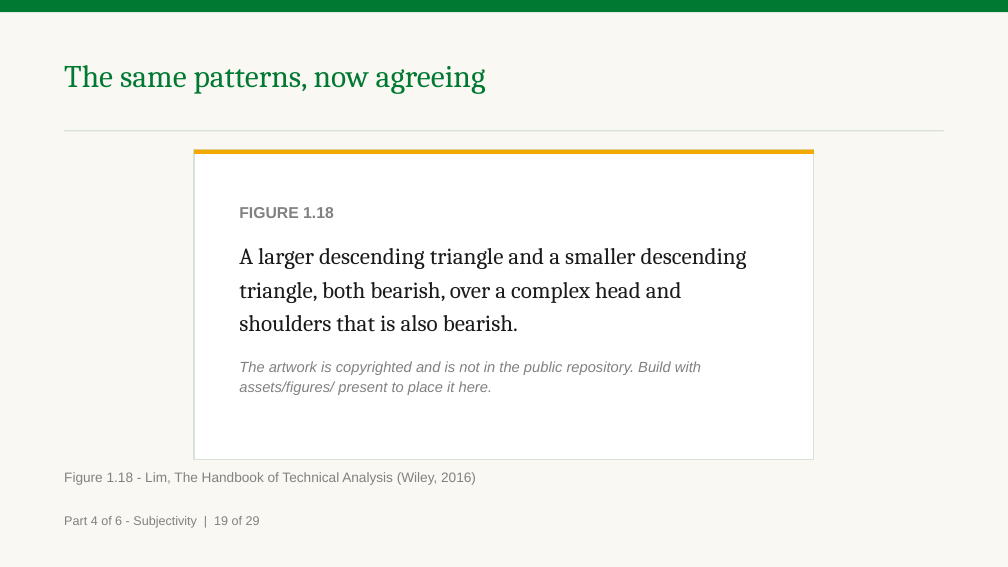
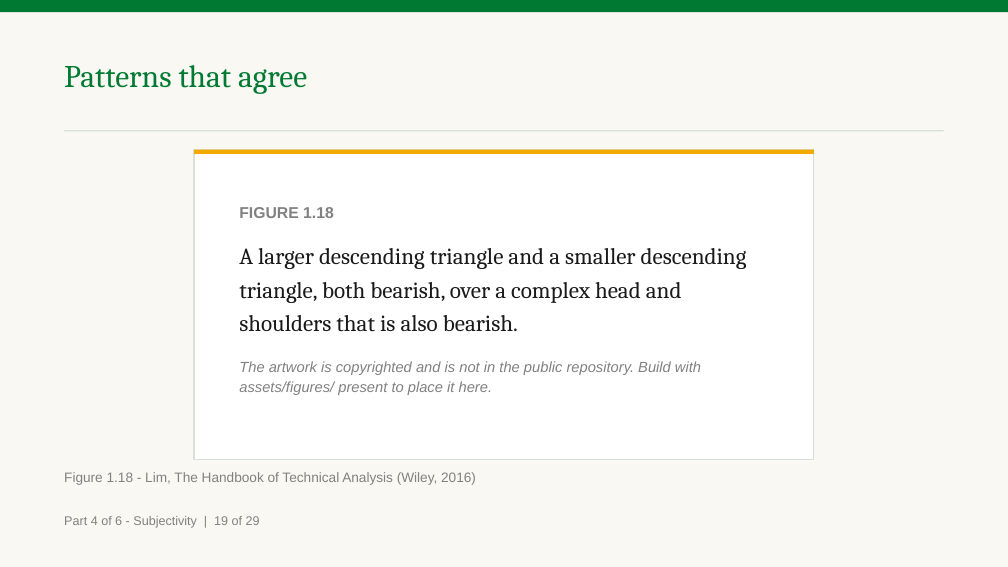
Before and after one commit to benjiesotelo-sudo/Telos_FIN1209, a slide deck: slide 122 of chapter-01/FIN1209-Chapter-01.pptx. Drawn at 1008x567 pixels with LibreOffice and Linux fonts; fonts in the diff are those of the drawing. Boxes give left, top, right and bottom in pixels: in the first picture for what was removed or moved away, otherwise in the second. Text is boxed around its words. In the diff, an @@ line names an element or a change of style, - is before the commit and + after.

```diff
--- a/chapter-01/FIN1209-Chapter-01.pptx
+++ b/chapter-01/FIN1209-Chapter-01.pptx
@@ text at [64, 65, 307, 94]: text changed @@
-The same patterns, now agreeing
+Patterns that agree
```
Also in this commit, not shown: 8 other slides changed, 5 other files.
